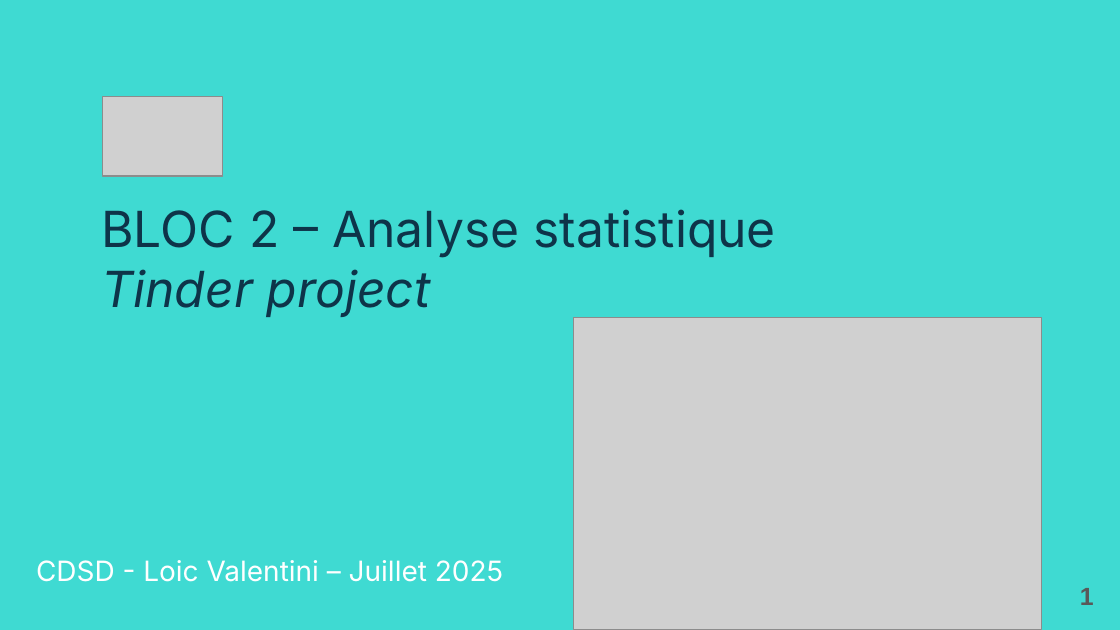
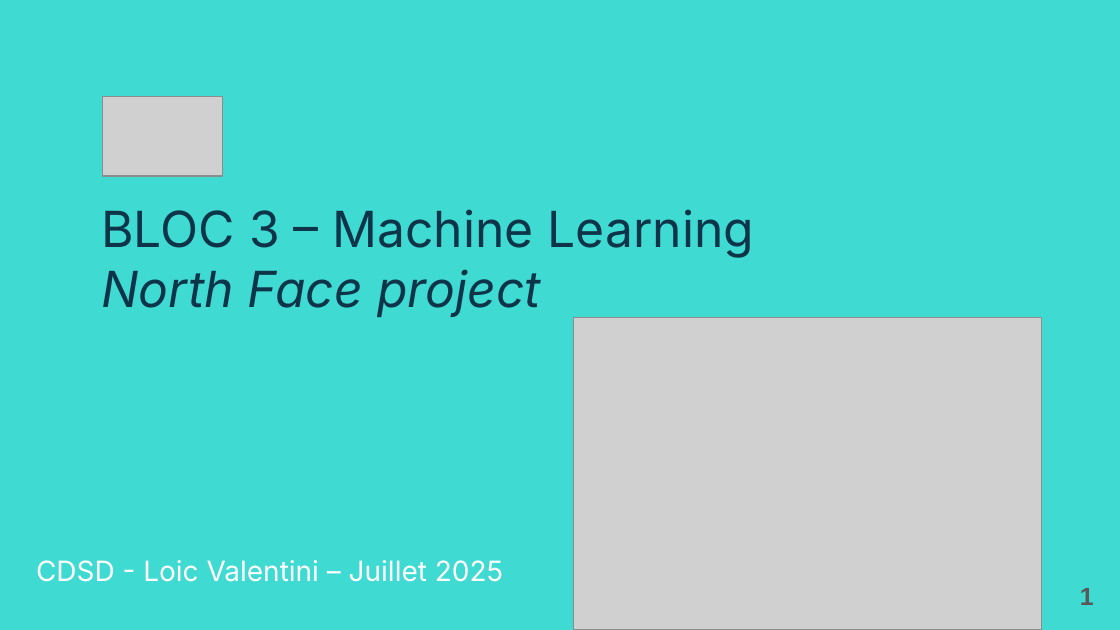
Before and after one commit to LoicV17/LoicValentini_Jedha_Certifications, a slide deck: slide 1 of CDSD_Concepteur_Developpeur_Sciences_Donnees/Presentations/ppt_versions/Bloc3_CDSD_Loic_Valentini.pptx. Drawn at 1120x630 pixels with LibreOffice and Linux fonts; fonts in the diff are those of the drawing; grey boxes stand for pictures. Boxes give left, top, right and bottom in pixels: in the first picture for what was removed or moved away, otherwise in the second. Text is boxed around its words. In the diff, an @@ line names an element or a change of style, - is before the commit and + after.

Commit message:
update north face presentation

```diff
--- a/CDSD_Concepteur_Developpeur_Sciences_Donnees/Presentations/ppt_versions/Bloc3_CDSD_Loic_Valentini.pptx
+++ b/CDSD_Concepteur_Developpeur_Sciences_Donnees/Presentations/ppt_versions/Bloc3_CDSD_Loic_Valentini.pptx
@@ title at (101, 209, 754, 317): text changed @@
-BLOC 2 – Analyse statistique
-Tinder project
+BLOC 3 – Machine Learning
+North Face project
```
Also in this commit, not shown: 1 other slide changed, 8 slides added, 7 slides removed, 2 other files.
